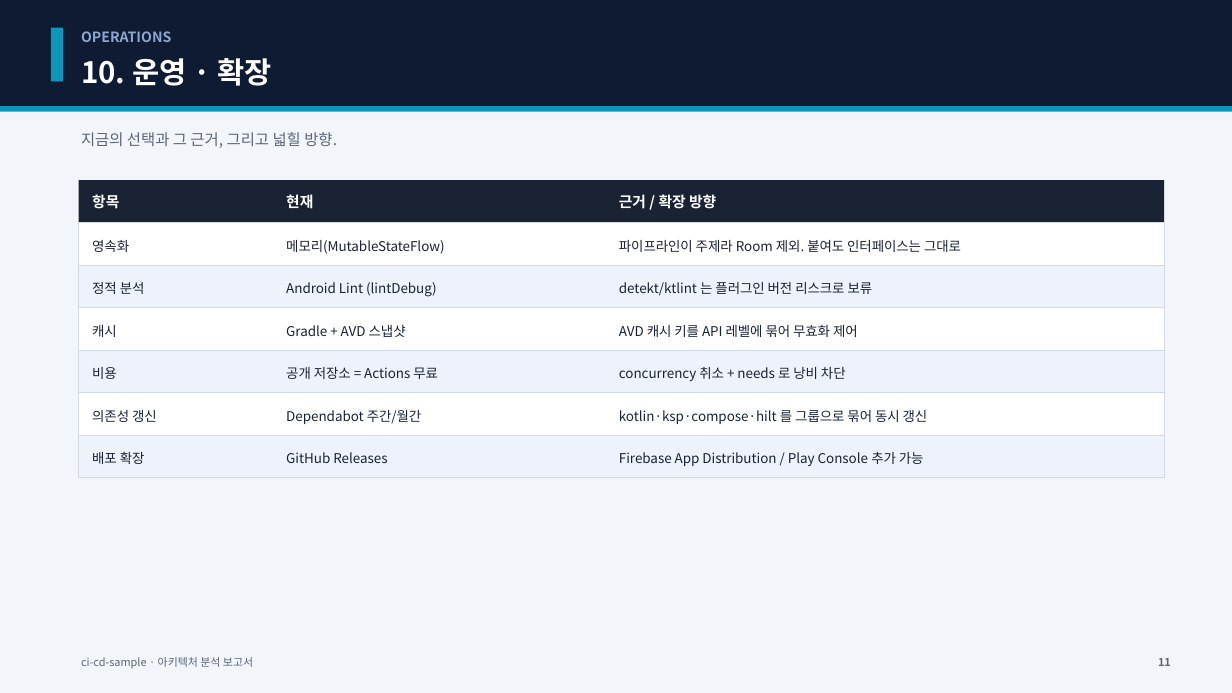
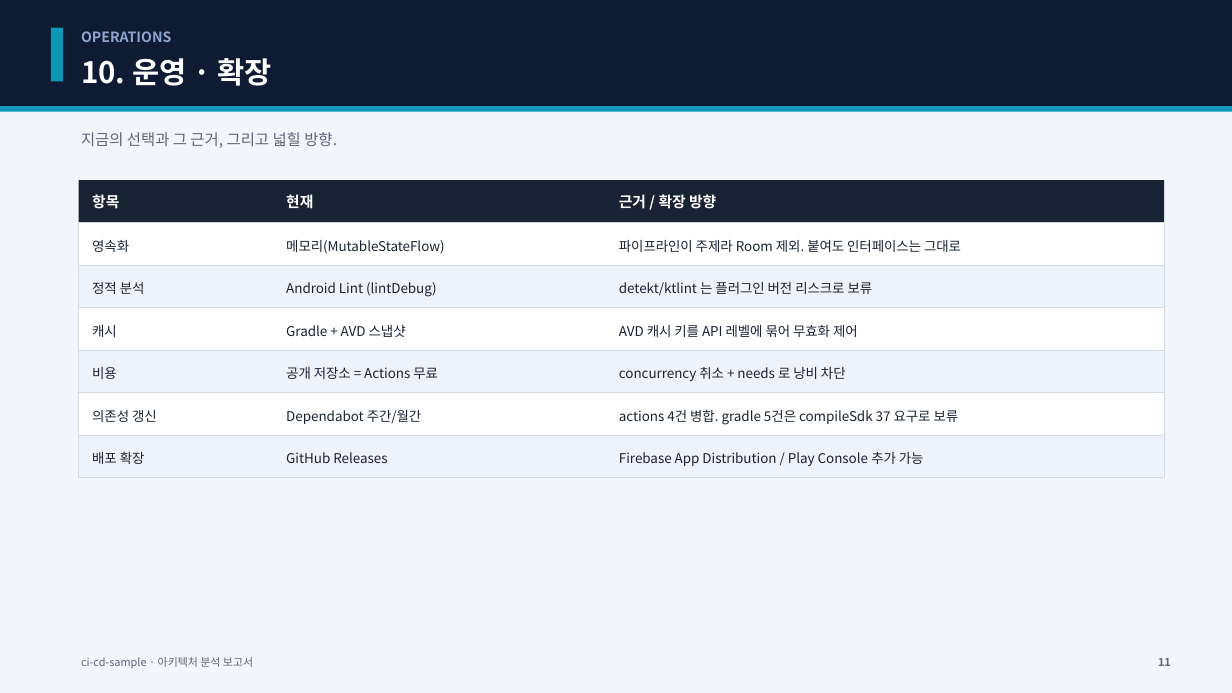
Before and after one commit to JsonCorp/ci-cd-sample, a slide deck: slide 11 of docs/ci-cd-sample-아키텍처분석.pptx. Drawn at 1232x693 pixels with LibreOffice and Linux fonts; fonts in the diff are those of the drawing. Boxes give left, top, right and bottom in pixels: in the first picture for what was removed or moved away, otherwise in the second. Text is boxed around its words. In the diff, an @@ line names an element or a change of style, - is before the commit and + after.

```diff
--- a/docs/ci-cd-sample-아키텍처분석.pptx
+++ b/docs/ci-cd-sample-아키텍처분석.pptx
@@ text at bbox=[619, 409, 959, 425]: text changed @@
-kotlin·ksp·compose·hilt 를 그룹으로 묶어 동시 갱신
+actions 4건 병합. gradle 5건은 compileSdk 37 요구로 보류
```
Also in this commit, not shown: 4 other slides changed, 10 other files.
